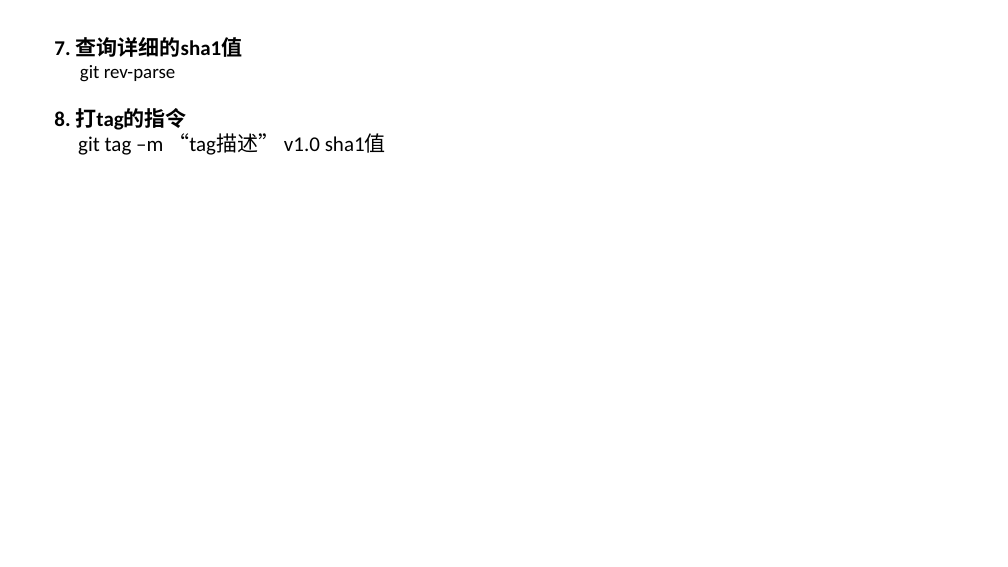
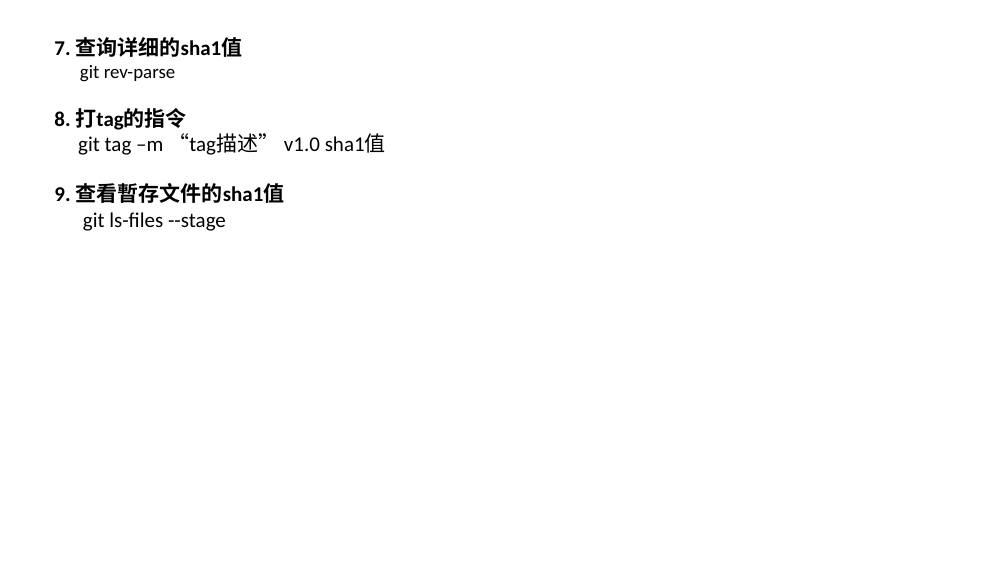
Before and after one commit to luchaojun/ChaojunStudy, a slide deck: slide 3 of GitStudy/.gitContentStudy.pptx. Drawn at 1008x567 pixels with LibreOffice and Linux fonts; fonts in the diff are those of the drawing. Boxes give left, top, right and bottom in pixels: in the first picture for what was removed or moved away, otherwise in the second. Text is boxed around its words. In the diff, an @@ line names an element or a change of style, - is before the commit and + after.

Commit message:
Add the git ls-files --stage in .gitContextStudy.pptx

```diff
--- a/GitStudy/.gitContentStudy.pptx
+++ b/GitStudy/.gitContentStudy.pptx
@@ text at [54,183,284,231]: paragraphs added @@
+9. 查看暫存文件的sha1值
+git ls-files --stage
```
